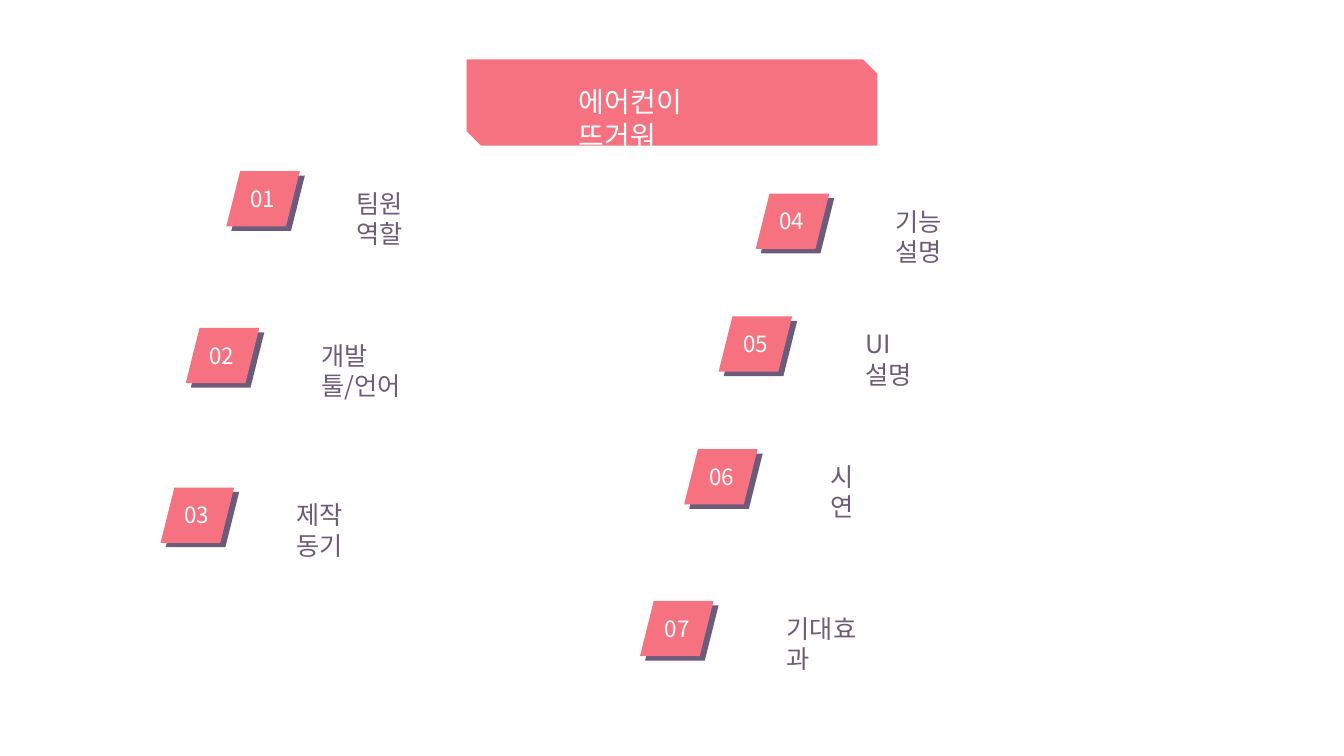
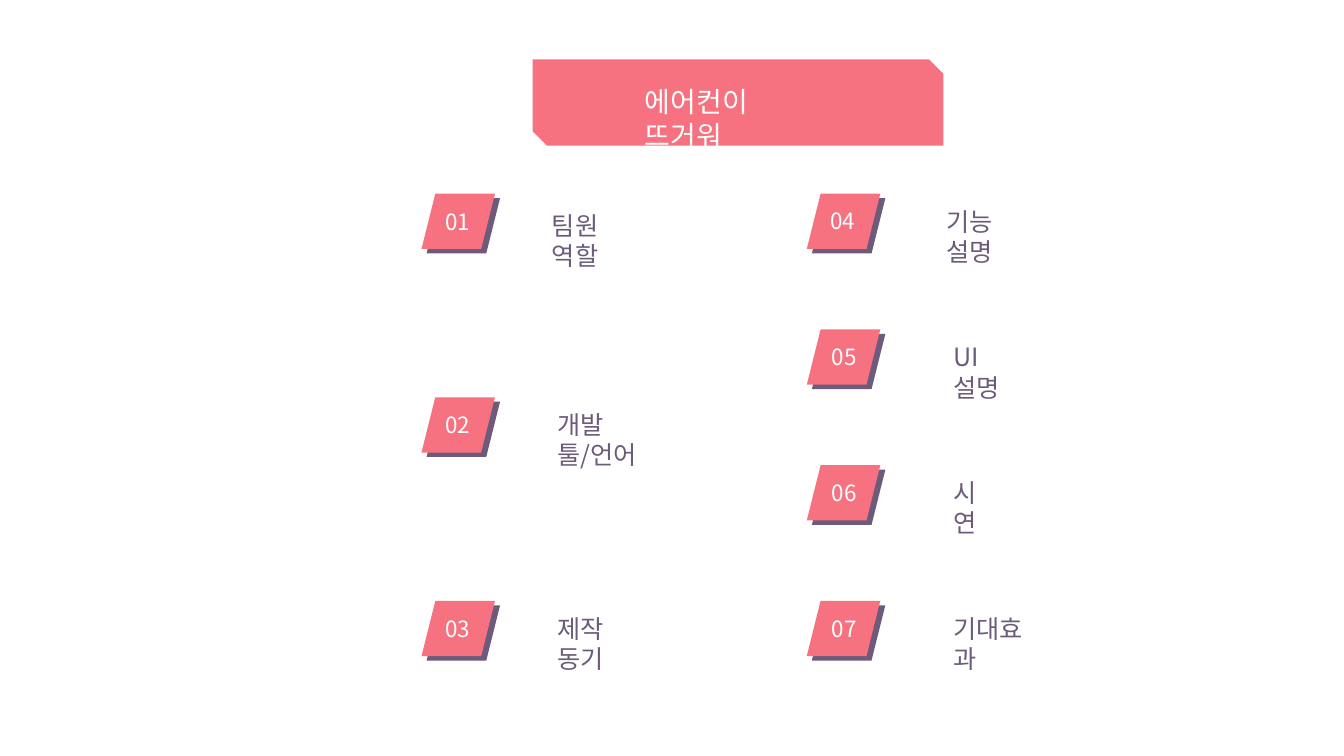
Before and after one commit to dgsw-2019-hackathon/J_B_H_AirConditioner, a slide deck: slide 2 of pptFile/ppt.pptx. Drawn at 1344x756 pixels with LibreOffice and Linux fonts; fonts in the diff are those of the drawing. Boxes give left, top, right and bottom in pixels: in the first picture for what was removed or moved away, otherwise in the second. Text is boxed around its words. In the diff, an @@ line names an element or a change of style, - is before the commit and + after.

```diff
--- a/pptFile/ppt.pptx
+++ b/pptFile/ppt.pptx
@@ snip diag rect: place and size @@
-snip diag rect at (467, 59, 878, 146)
+snip diag rect at (532, 59, 944, 146)
@@ text "에어컨이 뜨거워": place and size @@
-text "에어컨이 뜨거워" at (579, 89, 682, 154)
+text "에어컨이 뜨거워" at (645, 89, 748, 154)
@@ 2 texts, 2 parallelograms: place and size @@
-2 texts, 2 parallelograms at (227, 171, 403, 245)
+2 texts, 2 parallelograms at (421, 194, 598, 267)
@@ 2 texts, 2 parallelograms: place and size @@
-2 texts, 2 parallelograms at (756, 194, 941, 263)
+2 texts, 2 parallelograms at (807, 194, 993, 263)
@@ 2 texts, 2 parallelograms: place and size @@
-2 texts, 2 parallelograms at (719, 317, 911, 386)
+2 texts, 2 parallelograms at (807, 330, 999, 399)
@@ 2 texts, 2 parallelograms: place and size @@
-2 texts, 2 parallelograms at (186, 328, 400, 400)
+2 texts, 2 parallelograms at (421, 397, 636, 469)
@@ 2 parallelograms, 1 text: place and size @@
-2 parallelograms, 1 text at (685, 450, 763, 509)
+2 parallelograms, 1 text at (807, 465, 885, 525)
@@ text "시연": place and size @@
-text "시연" at (831, 465, 854, 518)
+text "시연" at (953, 481, 976, 534)
@@ 2 texts, 2 parallelograms: place and size @@
-2 texts, 2 parallelograms at (160, 488, 342, 557)
+2 texts, 2 parallelograms at (421, 601, 603, 670)
@@ 2 texts, 2 parallelograms: place and size @@
-2 texts, 2 parallelograms at (640, 601, 857, 670)
+2 texts, 2 parallelograms at (807, 601, 1023, 670)
```
Also in this commit, not shown: 6 other slides changed, 2 slides added, 3 slides removed.
